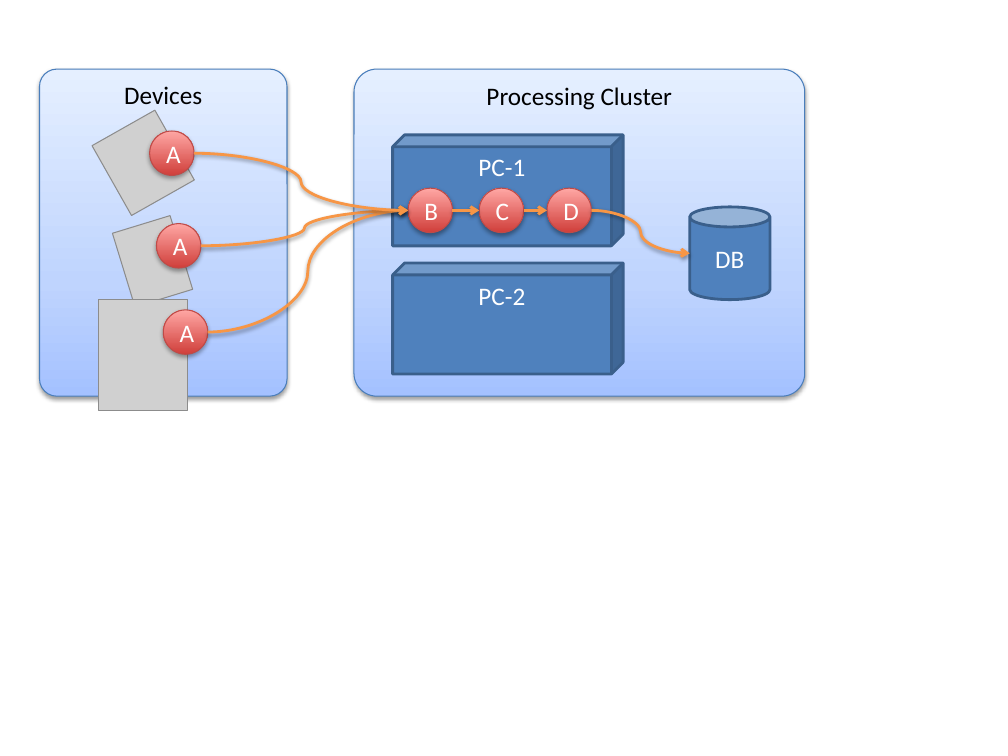
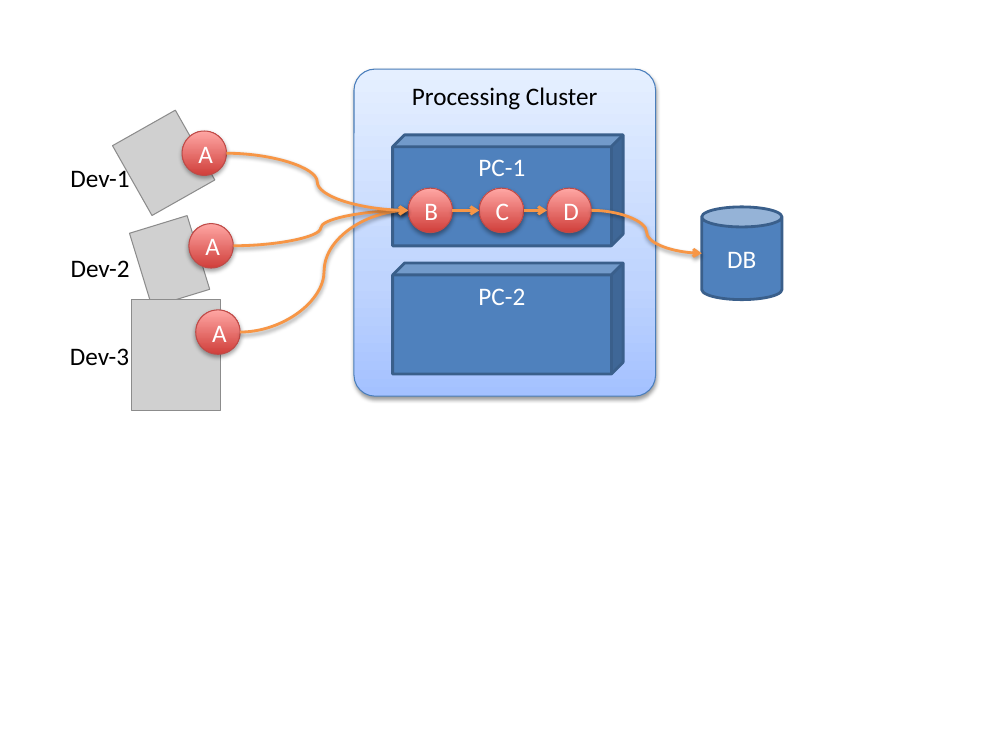
Before and after one commit to cube-project/cube-project.github.io, a slide deck: slide 1 of images/getting-started.pptx. Drawn at 1008x756 pixels with LibreOffice and Linux fonts; fonts in the diff are those of the drawing; grey boxes stand for pictures. Boxes give left, top, right and bottom in pixels: in the first picture for what was removed or moved away, otherwise in the second. Text is boxed around its words. In the diff, an @@ line names an element or a change of style, - is before the commit and + after.

```diff
--- a/images/getting-started.pptx
+++ b/images/getting-started.pptx
@@ rounded rectangle removed at box(39, 70, 287, 396) @@
-Devices
@@ rounded rectangle "Processing Cluster": place and size @@
-rounded rectangle "Processing Cluster" at box(354, 70, 804, 396)
+rounded rectangle "Processing Cluster" at box(354, 70, 655, 396)
@@ picture: place and size @@
-picture at box(92, 110, 195, 216)
+picture at box(113, 110, 216, 216)
@@ ellipse "A": place and size @@
-ellipse "A" at box(149, 131, 194, 175)
+ellipse "A" at box(182, 131, 227, 175)
@@ text added at box(70, 167, 129, 187), 18 pt, text #000000 @@
+Dev-1
@@ curved arrow moved from (194, 153) - (408, 211) to (227, 153) - (408, 211) @@
@@ cylinder "DB": place and size @@
-cylinder "DB" at box(689, 207, 770, 299)
+cylinder "DB" at box(702, 207, 782, 299)
@@ picture: place and size @@
-picture at box(112, 216, 192, 308)
+picture at box(129, 216, 210, 308)
@@ ellipse "A": place and size @@
-ellipse "A" at box(156, 224, 201, 268)
+ellipse "A" at box(188, 224, 233, 268)
@@ curved arrow moved from (201, 246) - (408, 211) to (233, 246) - (408, 211) @@
@@ curved arrow moved from (208, 332) - (408, 211) to (240, 332) - (408, 211) @@
@@ curved arrow moved from (592, 211) - (689, 253) to (592, 211) - (702, 253) @@
@@ text added at box(71, 260, 130, 277), 18 pt, text #000000 @@
+Dev-2
@@ picture: place and size @@
-picture at box(99, 299, 187, 410)
+picture at box(131, 299, 220, 410)
@@ ellipse "A": place and size @@
-ellipse "A" at box(163, 309, 208, 354)
+ellipse "A" at box(196, 309, 240, 354)
@@ text added at box(70, 348, 129, 365), 18 pt, text #000000 @@
+Dev-3
```
Also in this commit, not shown: 4 other files.
